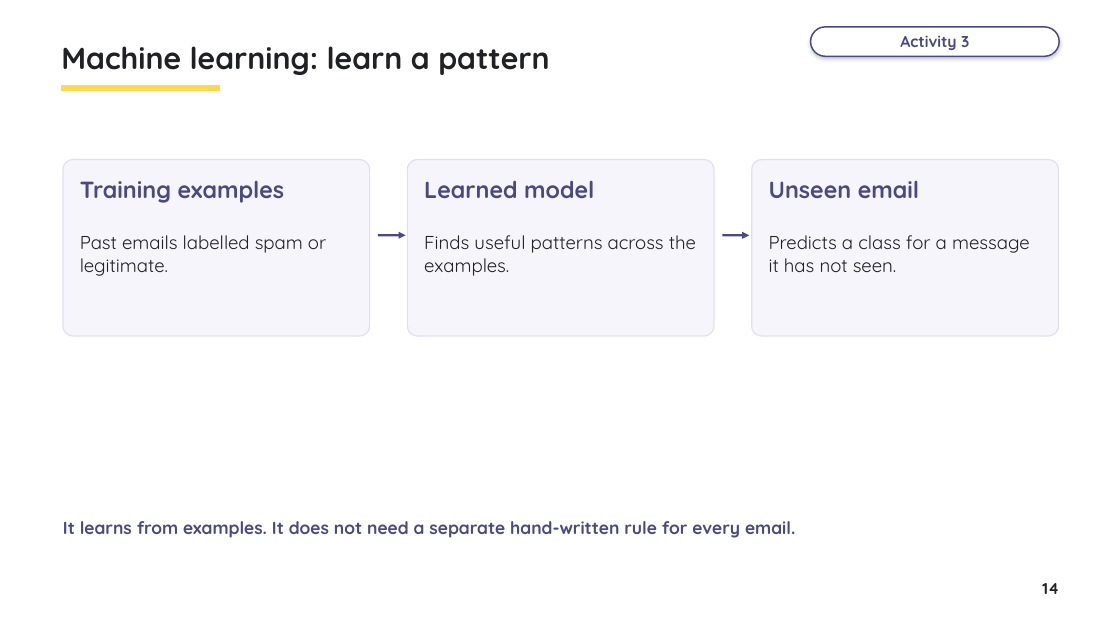
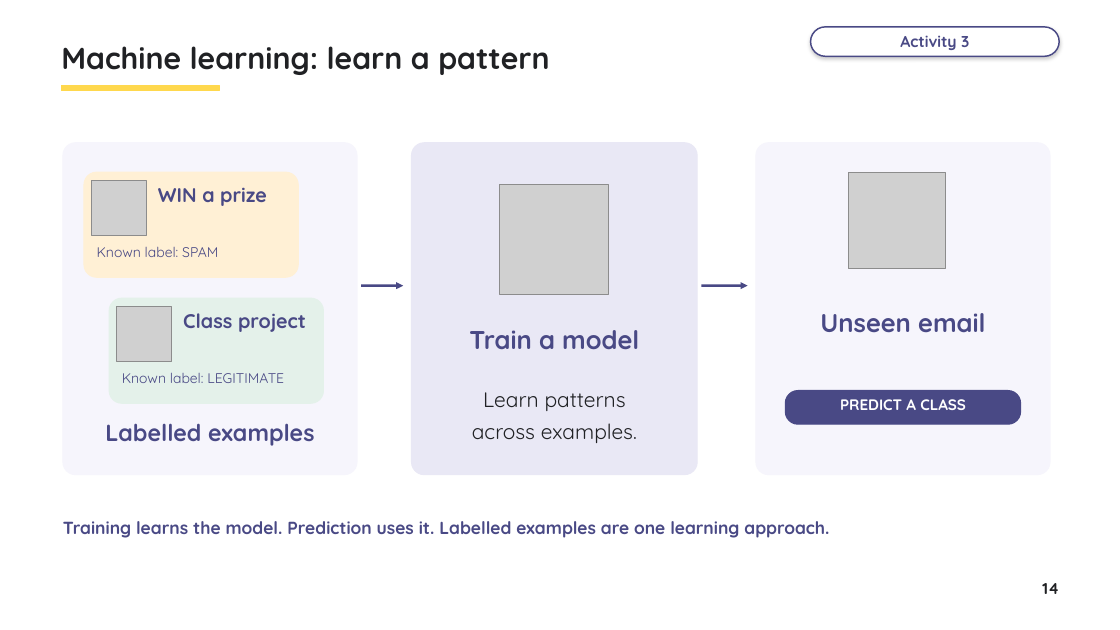
Before and after one commit to myk-sh/cs-lessons, a slide deck: slide 14 of 0478 P1/Artificial Intelligence/IGCSE_0478_Lesson_-_Artificial_Intelligence.pptx. Drawn at 1120x630 pixels with LibreOffice and Linux fonts; fonts in the diff are those of the drawing; grey boxes stand for pictures. Boxes give left, top, right and bottom in pixels: in the first picture for what was removed or moved away, otherwise in the second. Text is boxed around its words. In the diff, an @@ line names an element or a change of style, - is before the commit and + after.

```diff
--- a/0478 P1/Artificial Intelligence/IGCSE_0478_Lesson_-_Artificial_Intelligence.pptx
+++ b/0478 P1/Artificial Intelligence/IGCSE_0478_Lesson_-_Artificial_Intelligence.pptx
@@ rounded rectangle: place and size @@
-rounded rectangle at [63,160,370,336]
+rounded rectangle at [63,143,357,475]
@@ rounded rectangle at [63,143,357,475]: outline #E1E0EF 1 pt to #F6F5FC 1 pt; proportions changed @@
@@ rounded rectangle: place and size @@
-rounded rectangle at [408,160,714,336]
+rounded rectangle at [412,143,697,475]
@@ rounded rectangle at [412,143,697,475]: fill #F6F5FC to #E9E8F5; outline #E1E0EF 1 pt to #E9E8F5 1 pt; proportions changed @@
@@ rounded rectangle at [756,143,1050,475]: outline #E1E0EF 1 pt to #F6F5FC 1 pt; proportions changed @@
@@ rounded rectangle: place and size @@
-rounded rectangle at [752,160,1059,336]
+rounded rectangle at [756,143,1050,475]
@@ rounded rectangle added at [84,172,298,277], fill #FFF0D5, outline #FFF0D5 1 pt @@
@@ picture added at [849,172,945,269] @@
@@ text removed at [80,181,284,203] @@
-Training examples
@@ picture added at [92,181,146,235] @@
@@ text added at [158,187,267,206], 17 pt, text #494985, bold @@
+WIN a prize
@@ text removed at [424,181,594,198] @@
-Learned model
@@ picture added at [500,185,609,294] @@
@@ text removed at [80,235,326,276] @@
-Past emails labelled spam or legitimate.
@@ text removed at [769,235,1030,272] @@
-Predicts a class for a message it has not seen.
@@ text added at [97,247,218,257], 12 pt, text #494985 @@
+Known label: SPAM
@@ rounded rectangle added at [109,298,323,403], fill #E4F1EA, outline #E4F1EA 1 pt @@
@@ arrow moved from (378, 235) - (406, 235) to (361, 286) - (403, 286) @@
@@ arrow moved from (723, 235) - (749, 235) to (702, 286) - (748, 286) @@
@@ picture added at [117,307,171,361] @@
@@ text added at [183,313,306,332], 17 pt, text #494985, bold @@
+Class project
@@ text "Unseen email": place and size @@
-text "Unseen email" at [769,181,919,198]
+text "Unseen email" at [820,313,985,333]
@@ text "Unseen email" at [820,313,985,333]: size 20 to 22 pt; alignment left to centre @@
@@ text added at [469,330,639,349], 22 pt, text #494985, bold @@
+Train a model
@@ text added at [122,373,284,383], 12 pt, text #494985 @@
+Known label: LEGITIMATE
@@ text at [472,392,637,443]: text changed; size 16 to 18 pt @@
-Finds useful patterns across the examples.
+Learn patterns
+across examples.
@@ rounded rectangle added at [786,391,1021,424], fill #494985, outline #494985 1 pt @@
@@ text added at [840,399,966,410], 13 pt, text #FFFFFF, bold @@
+PREDICT A CLASS
@@ text added at [105,423,314,446], 20 pt, text #494985, bold @@
+Labelled examples
@@ text at [63,521,829,538]: text changed @@
-It learns from examples. It does not need a separate hand-written rule for every email.
+Training learns the model. Prediction uses it. Labelled examples are one learning approach.
```
Also in this commit, not shown: 13 other slides changed, 1 slide added, 1 slide removed, 48 other files.
